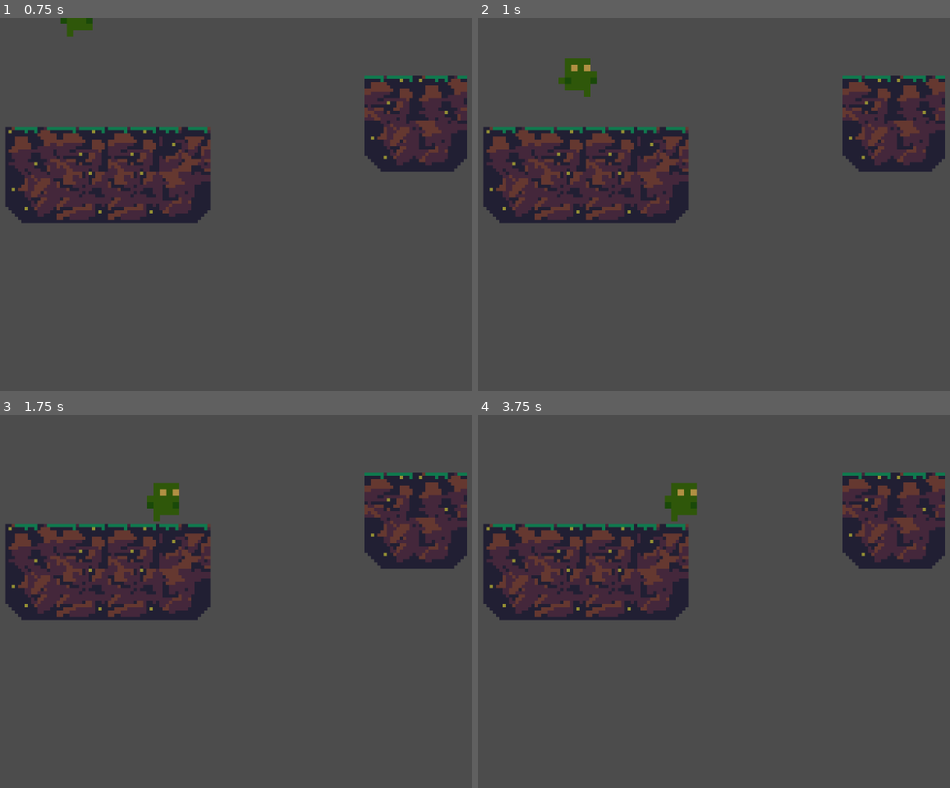
Above: before the commit, frames 1-4 (two rows, left to right).
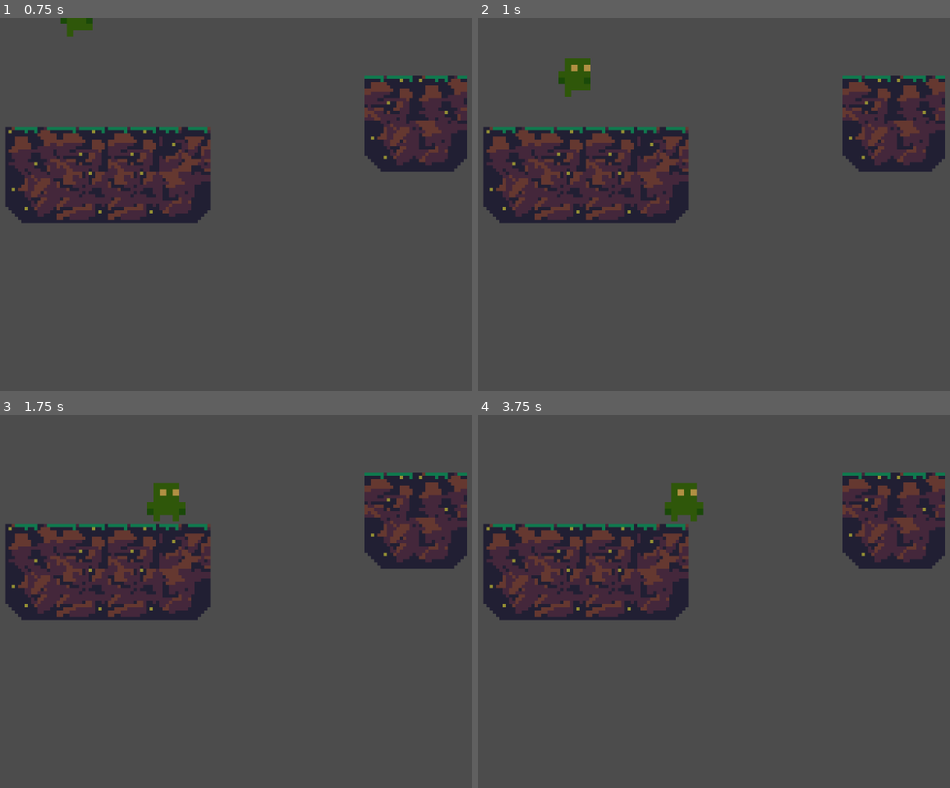
Above: after the commit, the same moments.

Repository: superbadgames/project-seedling
Game: Godot game, scene res://Levels/TestLevel.tscn
Two runs of this game, one before a commit and one after it. Both use one fixed random seed, a clock stepped at 60 frames per second and the inputs below.
Inputs:
- Up to frame 1 (0.75 s): tap Enter at 0.5 s; hold D (move_right) from 0.53 s (still down); hold Space (jump) from 0.53 s (still down)
- Up to frame 2 (1 s): keep holding D (move_right); keep holding Space (jump)
- Up to frame 3 (1.75 s): keep holding D (move_right); release Space (jump) at 1.28 s; tap Space (jump) at 1.35, 1.52 s
- Up to frame 4 (3.75 s): tap Space (jump) at 1.82, 2.85, 3.02, 3.32 s; release D (move_right) at 2.03 s; hold A (move_left) 2.03-2.78 s; hold Space (jump) 2.03-2.78 s; hold D (move_right) from 2.78 s (still down); hold Space (jump) from 3.53 s (still down)

Frame 1 is identical in both runs. In frame 2, 0.1% of the frame differs, in the area x 17-26%, y 14-22%; in frame 3, 0.1%; in frame 4, 0.1%, in the area x 39-48%, y 21-29%.

Commit message:
feature: Split movement into it's own logical class. In godot, this is done with a node. It is mostly working. I also created an animate() function, which is calling walk too frequently when the character is moving to the right. I'm not sure why, and this needs fixed before a merge.

Diff:
--- /dev/null
+++ b/Components/Movement/Movement.gd
@@ -0,0 +1,14 @@
+extends Node
+
+
+func move(velocity : Vector2) -> Vector2:
+	# Change x and y values of move_velocity independently.
+	# Compute X value
+	if Input.is_action_pressed("move_right"):
+		velocity.x = Vector2.RIGHT.x
+	elif Input.is_action_pressed("move_left"):
+		velocity.x = Vector2.LEFT.x
+	else:
+		velocity.x = Vector2.ZERO.x
+
+	return velocity
--- /dev/null
+++ b/Components/Movement/Movement.tscn
@@ -0,0 +1,6 @@
+[gd_scene load_steps=2 format=2]
+
+[ext_resource path="res://Components/Movement/Movement.gd" type="Script" id=1]
+
+[node name="Movement" type="Node"]
+script = ExtResource( 1 )
--- a/Entities/Characters/Seedling/Seedling.gd
+++ b/Entities/Characters/Seedling/Seedling.gd
@@ -8,14 +8,17 @@
 const jump_power : float = 100.0
 
 onready var animatedSprite = $AnimatedSprite
+onready var movement = $Movement
 
 var move_velocity : Vector2 = Vector2.ZERO
 var can_jump : bool = true
 
 
 func _process(delta):
-	move()
+	move_velocity = movement.move(move_velocity)
+	jump_check()
 	apply_gravity()
+	animate()
 	# VERY IMPORTANT!
 	# Without saving the return value from move_and_slide, is_on_floor will
 	# in correctly return.
@@ -32,26 +35,23 @@
 	elif not can_jump :
 		can_jump = true
 
-
-func move():
-	# Change x and y values of move_velocity independently.
-	# Compute X value
-	if Input.is_action_pressed("move_right"):
-		print("move right")
-		move_velocity.x = Vector2.RIGHT.x
-		animatedSprite.play("walk")
-		animatedSprite.flip_h = false
-	elif Input.is_action_pressed("move_left"):
-		print("move left")
-		move_velocity.x = Vector2.LEFT.x
-		animatedSprite.play("walk")
-		animatedSprite.flip_h = true
-	else:
-		move_velocity.x = Vector2.ZERO.x
-		animatedSprite.play("idle")
-
+func jump_check():
 	# Compute Y value
 	if Input.is_action_pressed("jump") and can_jump:
 		move_velocity.y = -jump_power
+		can_jump = false
+
+
+func animate():
+	if move_velocity.x != 0 :
+		animatedSprite.play("walk")
+		# false == moving right
+		# true == moving left
+		if move_velocity.x > 0:
+			animatedSprite.flip_h = false
+		elif move_velocity.x < 0:
+			animatedSprite.flip_h = true
+	if move_velocity.y < 0 :
 		animatedSprite.play("jump")
-		can_jump = false
+	if move_velocity == Vector2.ZERO:
+		animatedSprite.play("idle")
--- a/Entities/Characters/Seedling/Seedling.tscn
+++ b/Entities/Characters/Seedling/Seedling.tscn
@@ -1,9 +1,10 @@
-[gd_scene load_steps=16 format=2]
+[gd_scene load_steps=17 format=2]
 
 [ext_resource path="res://Entities/Characters/Seedling/sprites/seedling_small_v1_idle.png" type="Texture" id=1]
 [ext_resource path="res://Entities/Characters/Seedling/sprites/seedling_small_v1_jump.png" type="Texture" id=2]
 [ext_resource path="res://Entities/Characters/Seedling/sprites/seedling_small_v1_walk.png" type="Texture" id=3]
 [ext_resource path="res://Entities/Characters/Seedling/Seedling.gd" type="Script" id=4]
+[ext_resource path="res://Components/Movement/Movement.tscn" type="PackedScene" id=5]
 
 [sub_resource type="CapsuleShape2D" id=1]
 radius = 6.2998
@@ -74,3 +75,5 @@
 position = Vector2( -0.265167, -1.94455 )
 frames = SubResource( 11 )
 animation = "idle"
+
+[node name="Movement" parent="." instance=ExtResource( 5 )]
